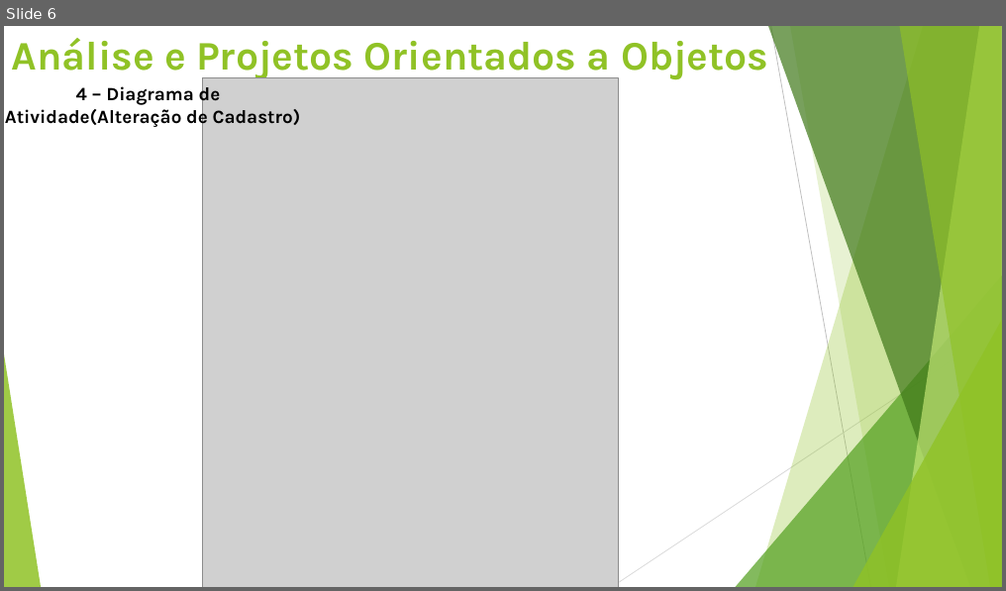
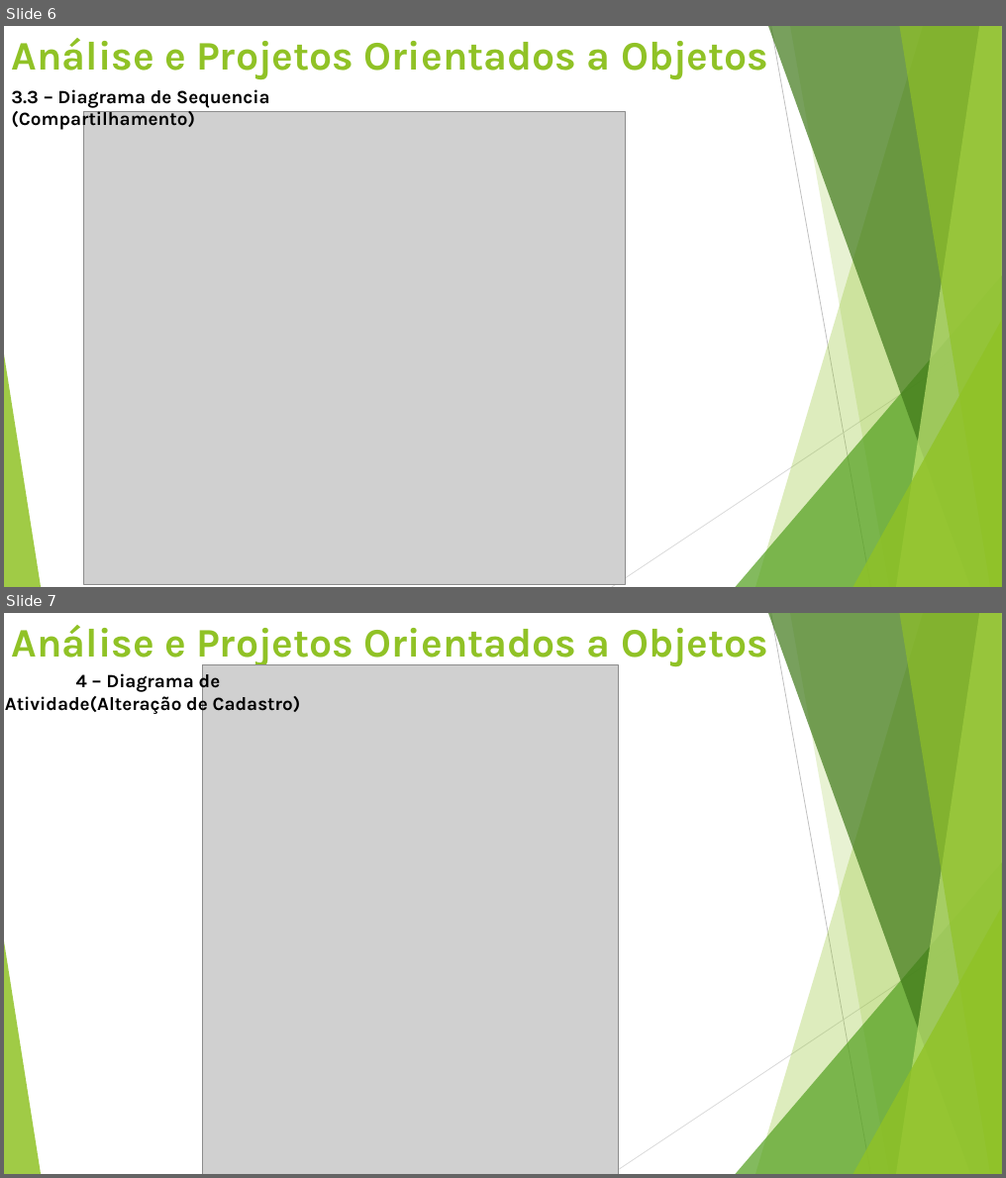
Before and after one commit to GabrielVictorino97/TrabalhoDiagramas, a slide deck: Apresentação.pptx. Shown one above the other, each under a label of ours: slide 6 before the commit, slides 6 and 7 after it. The pictures are 1006x591 and 1006x1178 pixels, drawn with LibreOffice and Linux fonts; fonts in the diff are those of the drawing; grey boxes stand for pictures. Boxes give left, top, right and bottom in pixels: in the first picture for what was removed or moved away, otherwise in the second. Text is boxed around its words. In the diff, an @@ line names an element or a change of style, - is before the commit and + after.

```diff
--- a/Apresentação.pptx
+++ b/Apresentação.pptx
@@ slide 6 added at (4, 26, 1002, 587), background #FFFFFF at 5% opacity; not listed: 10 template elements that a slide beside it also shows @@
@@ text added at (12, 38, 768, 79), 39 pt, text #90C226, bold @@
+Análise e Projetos Orientados a Objetos
@@ text added at (11, 89, 269, 131), 18 pt, text #000000, bold @@
+3.3 – Diagrama de Sequencia (Compartilhamento)
@@ picture added at (83, 111, 626, 584) @@
@@ what was slide 6 is now slide 7 @@
```
Also in this commit, not shown: 2 slides changed, 1 other slide added.
